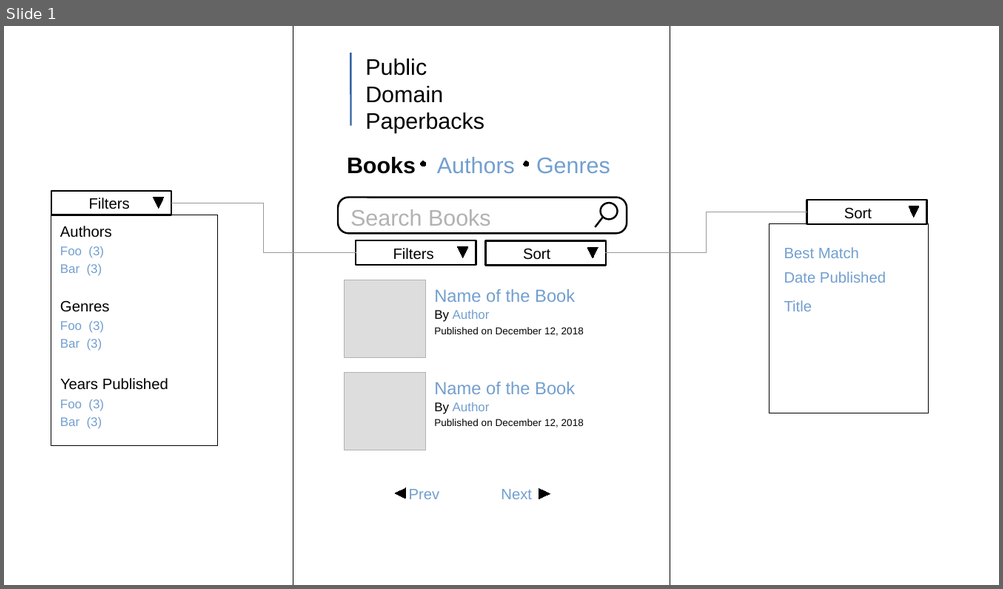
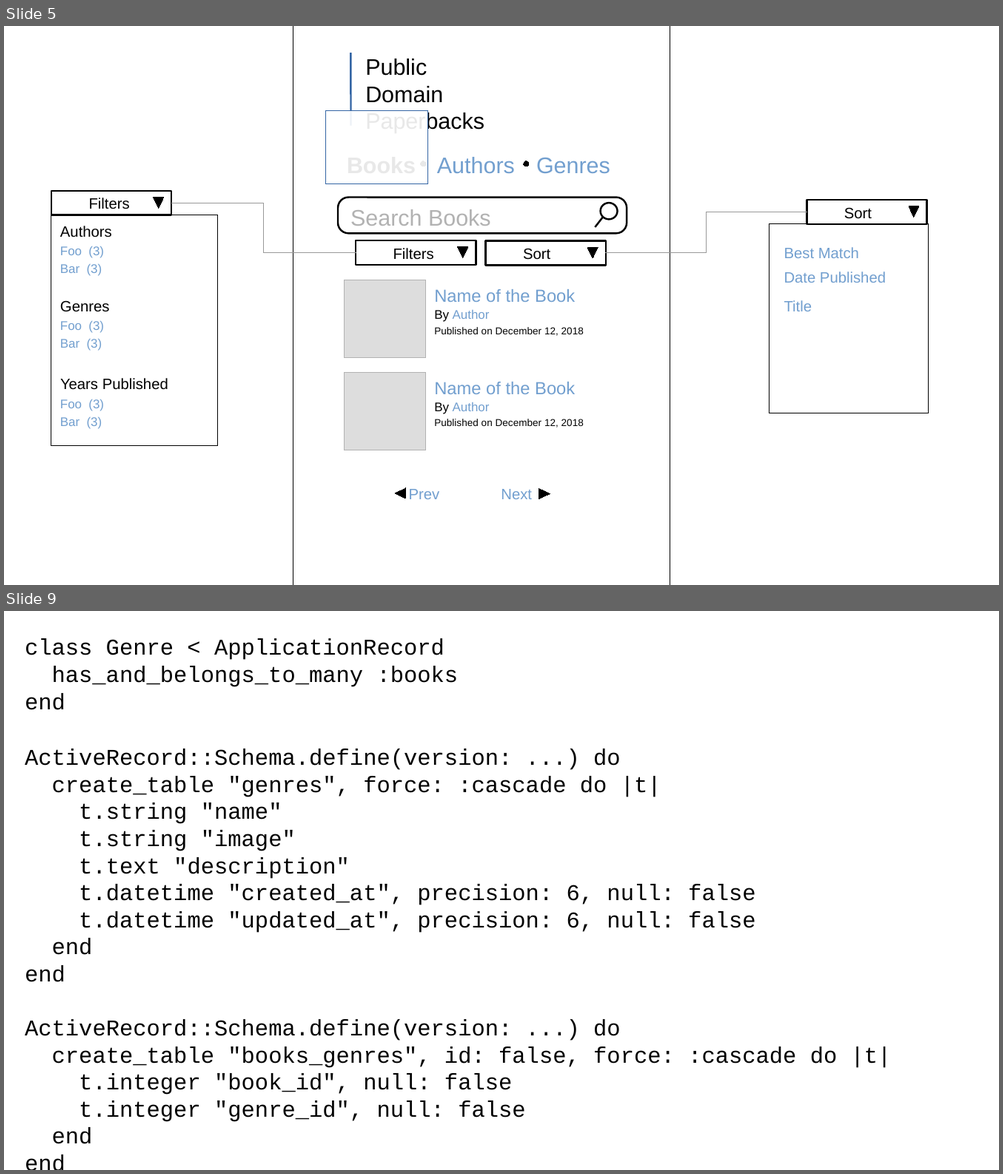
Before and after one commit to chriscressman/architecting-a-search-feature, a slide deck: presentation.odp. Shown one above the other, each under a label of ours: slide 1 before the commit, slides 5 and 9 after it; the slides between them are not shown. The pictures are 1003x589 and 1003x1174 pixels, drawn with LibreOffice and Linux fonts; fonts in the diff are those of the drawing. Boxes give left, top, right and bottom in pixels: in the first picture for what was removed or moved away, otherwise in the second. Text is boxed around its words. In the diff, an @@ line names an element or a change of style, - is before the commit and + after.

```diff
--- a/presentation.odp
+++ b/presentation.odp
@@ slide 9 added at (4,611,999,1170), background #FFFFFF @@
@@ text added at (25,639,458,710), 18 pt, text #000000 @@
+class Genre < ApplicationRecord
+has_and_belongs_to_many :books
+end
@@ text added at (25,749,891,1145), 18 pt, text #000000 @@
+ActiveRecord::Schema.define(version: ...) do
+create_table "genres", force: :cascade do |t|
+t.string "name"
+t.string "image"
+t.text "description"
+t.datetime "created_at", precision: 6, null: false
+t.datetime "updated_at", precision: 6, null: false
+end
+end
+ActiveRecord::Schema.define(version: ...) do
+create_table "books_genres", id: false, force: :cascade do |t|
+t.integer "book_id", null: false
+t.integer "genre_id", null: false
+end
+end
@@ what was slide 1 is now slide 5 @@
@@ slide 5 changed as well @@
@@ rectangle added at (325,111,428,185), fill #FFFFFF at 91% opacity, outline #3465A4 0 pt @@
@@ text removed at (347,157,415,174) @@
-Books
```
Also in this commit, not shown: 7 other slides added.
